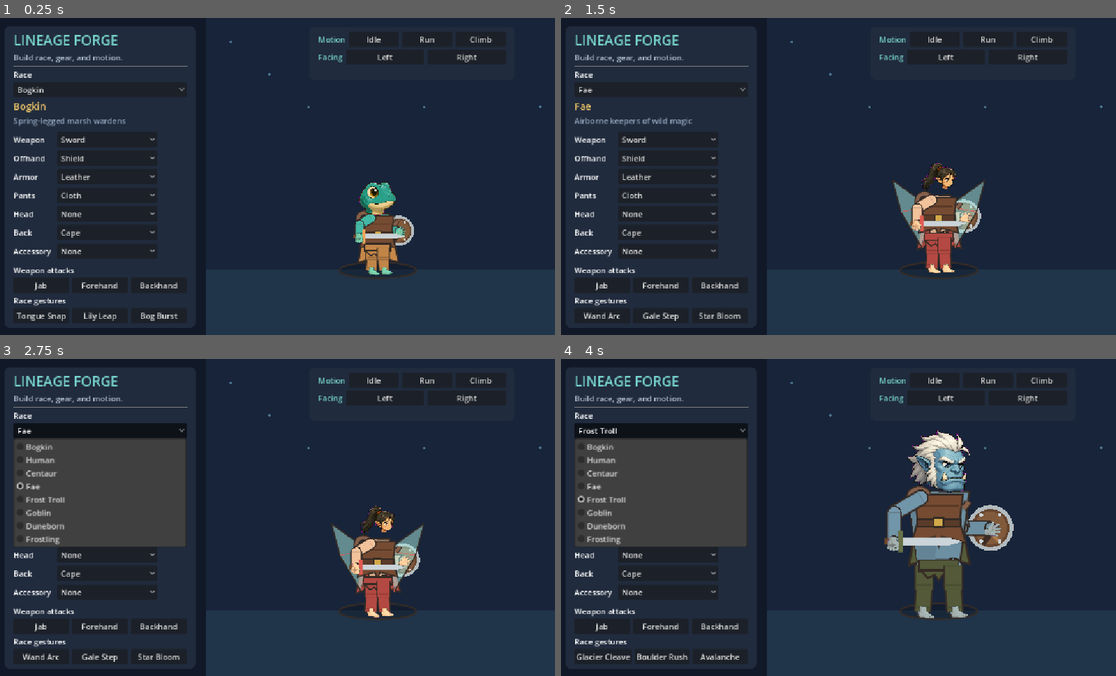
Above: before the commit, frames 1-4 (two rows, left to right).
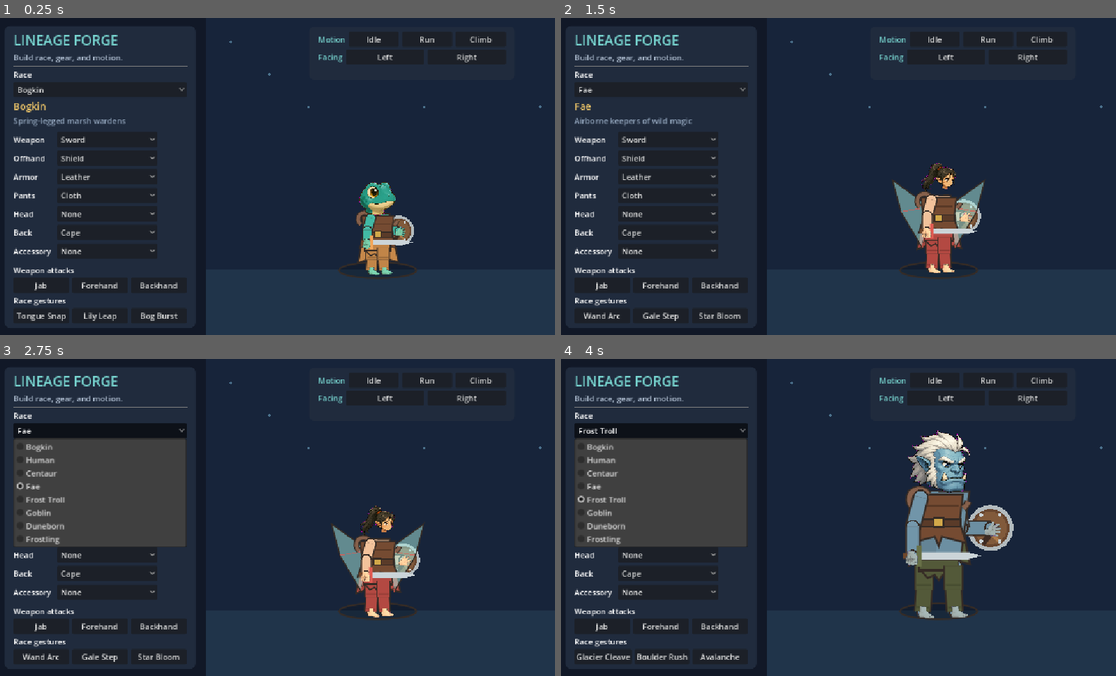
Above: after the commit, the same moments.

Repository: DibranMulder/CharacterBuilder
Game: Godot game, scene res://main.tscn
Two runs of this game, one before a commit and one after it. Both use one fixed random seed, a clock stepped at 60 frames per second and the inputs below.
Inputs:
- Up to frame 1 (0.25 s): no input
- Up to frame 2 (1.5 s): click "Bogkin" at 0.5 s; click "Sword" at 1.25 s
- Up to frame 3 (2.75 s): click "Fae" at 2 s
- Up to frame 4 (4 s): click "Shield" at 2.75 s; click "Frost Troll" at 3.5 s

The runs differ from the first frame. In frame 1, 0.4% of the frame differs, in the area x 63-75%, y 62-74%; in frame 2, 0.6%; in frame 3, 0.6%; in frame 4, 1.5%, in the area x 58-76%, y 41-66%.

Commit message:
Make weapon attacks more expressive

Diff:
--- a/src/modular_character.gd
+++ b/src/modular_character.gd
@@ -34,17 +34,18 @@
 ]
 const ATTACK_CURVES := {
 	"jab": [
-		# Retract with a deeply bent elbow while keeping the blade horizontal,
-		# then extend the arm along that same line into the thrust.
-		{"upper": 70.0, "forearm": -70.0, "torso": 7.0, "x": -13.0, "duration": 0.18},
-		{"upper": -30.0, "forearm": 30.0, "torso": -8.0, "x": 22.0, "duration": 0.13},
+		# Pull the elbow well behind the torso, then drive the shoulder, hand,
+		# and horizontal blade through a long straight thrust.
+		{"upper": 105.0, "forearm": -105.0, "torso": 13.0, "x": -24.0, "duration": 0.22},
+		{"upper": -55.0, "forearm": 55.0, "torso": -15.0, "x": 36.0, "duration": 0.12},
 	],
 	"forehand": [
-		# Reach high behind the head with a 120-degree elbow, turn the blade
-		# vertically overhead, then smash diagonally down and forward.
-		{"upper": -180.0, "forearm": -60.0, "torso": -8.0, "x": -7.0, "duration": 0.20},
-		{"upper": -150.0, "forearm": 60.0, "torso": -13.0, "x": -13.0, "duration": 0.15},
-		{"upper": -20.0, "forearm": 65.0, "torso": 11.0, "x": 12.0, "duration": 0.18},
+		# Open into a high reach-back, snap through a broad diagonal cutting
+		# line, and carry the blade beyond the target into a visible follow-through.
+		{"upper": -190.0, "forearm": -70.0, "torso": -13.0, "x": -16.0, "duration": 0.23},
+		{"upper": -155.0, "forearm": 45.0, "torso": -17.0, "x": -20.0, "duration": 0.10},
+		{"upper": -55.0, "forearm": 85.0, "torso": 18.0, "x": 24.0, "duration": 0.12},
+		{"upper": 15.0, "forearm": 65.0, "torso": 12.0, "x": 18.0, "duration": 0.10},
 	],
 	"backhand": [
 		{"upper": 45.0, "forearm": -15.0, "torso": 11.0, "x": 7.0, "duration": 0.18},
@@ -326,7 +327,7 @@
 	# Cross the upper arm toward the body, then finish with a vertical forearm.
 	# The +60-degree relative bend preserves the requested 120-degree interior
 	# elbow while leaving the grip transform free to orient each weapon class.
-	_bones.right_arm.rotation_degrees = 60; _bones.right_forearm.rotation_degrees = -60
+	_bones.right_arm.rotation_degrees = 15; _bones.right_forearm.rotation_degrees = -15
 
 	_attach_gear("back", torso, Vector2(0,5), -6)
 	_attach_gear("armor", torso, Vector2.ZERO, 1)
--- a/tests/attack_curves_regression.gd
+++ b/tests/attack_curves_regression.gd
@@ -24,24 +24,31 @@
 	if absf(jab[0].forearm) <= absf(jab[1].forearm):
 		_fail("jab chamber must bend more deeply than its extended strike")
 		return
-	if jab[0].forearm > -60.0:
-		_fail("jab must retract the hand nearly back to the shoulder")
+	if jab[0].forearm > -100.0 or jab[1].upper > -50.0:
+		_fail("jab must use a deep chamber and a long forward extension")
 		return
 	var forehand_overhead_angle: float = forehand[1].upper + forehand[1].forearm
 	var forehand_strike_angle: float = forehand[2].upper + forehand[2].forearm
 	var forehand_reachback_angle: float = forehand[0].upper + forehand[0].forearm
-	if absf(forehand_reachback_angle + 240.0) > 2.0:
+	var forehand_followthrough_angle: float = forehand[3].upper + forehand[3].forearm
+	if absf(forehand_reachback_angle + 260.0) > 2.0:
 		_fail("forehand must angle the weapon up and back past the face")
 		return
-	if absf(forehand_overhead_angle + 90.0) > 2.0:
-		_fail("forehand must raise the weapon vertically overhead")
+	if absf(forehand_overhead_angle + 110.0) > 2.0:
+		_fail("forehand must load the weapon into a high diagonal guard")
 		return
 	var reachback_elbow_angle: float = 180.0-absf(forehand[0].forearm)
-	if absf(reachback_elbow_angle-120.0) > 1.0 or forehand[0].forearm >= 0:
-		_fail("forehand reach-back must retain the correctly folded 120-degree elbow")
+	if absf(reachback_elbow_angle-110.0) > 1.0 or forehand[0].forearm >= 0:
+		_fail("forehand reach-back must retain a strongly folded elbow")
 		return
-	if absf(forehand_strike_angle - 45.0) > 2.0:
-		_fail("forehand must smash diagonally down and forward")
+	if absf(forehand_strike_angle - 30.0) > 2.0:
+		_fail("forehand must slash diagonally through the target")
+		return
+	if absf(forehand_followthrough_angle - 80.0) > 2.0:
+		_fail("forehand must continue beyond the target into its follow-through")
+		return
+	if forehand_strike_angle-forehand_overhead_angle < 130.0 or forehand[2].duration > 0.13:
+		_fail("forehand cutting phase must be broad and fast")
 		return
 	if backhand[0].upper <= 0 or backhand[1].upper >= 0:
 		_fail("backhand must reverse from across the body to the weapon side")
--- a/tests/weapon_rig_regression.gd
+++ b/tests/weapon_rig_regression.gd
@@ -72,8 +72,10 @@
 	if absf(forearm_vector.normalized().dot(rest_weapon_vector.normalized())) > .02:
 		_fail("resting sword must be perpendicular to the forearm at the grip")
 	var interior_elbow_angle := 180.0 - absf(right_forearm.rotation_degrees)
-	if absf(interior_elbow_angle - 120.0) > 1.0:
-		_fail("resting elbow must have an approximately 120-degree interior angle")
+	if absf(right_arm.rotation_degrees - 15.0) > 1.0:
+		_fail("resting upper weapon arm must hang almost vertically")
+	if absf(interior_elbow_angle - 165.0) > 1.0:
+		_fail("resting elbow must retain a slight outward bend")
 	for weapon_id in ["axe","spear","staff"]:
 		avatar.equip(&"weapon",weapon_id)
 		weapon.force_update_transform()
@@ -97,14 +99,22 @@
 	var face_left_x: float = head.global_position.x - profile.head.x * 0.5 * profile.scale
 	if windup_tip.x >= face_left_x:
 		_fail("forehand reach-back must carry the weapon beyond the screen-left side of the face")
-	var forehand_strike: Dictionary = forehand.back()
-	right_arm.rotation_degrees = forehand_strike.upper
-	right_forearm.rotation_degrees = forehand_strike.forearm
-	weapon.force_update_transform()
-	var strike_hand := weapon.global_position
-	var strike_tip := weapon.to_global(weapon.reach_endpoint())
-	if windup_tip.distance_to(strike_tip) <= windup_hand.distance_to(strike_hand) * 1.5:
-		_fail("sword tip must sweep a substantially wider attack arc than the hand")
+	var hand_path := 0.0
+	var tip_path := 0.0
+	var previous_hand := windup_hand
+	var previous_tip := windup_tip
+	for pose in forehand.slice(1):
+		right_arm.rotation_degrees = pose.upper
+		right_forearm.rotation_degrees = pose.forearm
+		weapon.force_update_transform()
+		var next_hand := weapon.global_position
+		var next_tip := weapon.to_global(weapon.reach_endpoint())
+		hand_path += previous_hand.distance_to(next_hand)
+		tip_path += previous_tip.distance_to(next_tip)
+		previous_hand = next_hand
+		previous_tip = next_tip
+	if tip_path <= hand_path * 1.35:
+		_fail("sword tip must sweep a substantially wider full slash arc than the hand")
 
 	if failed:
 		quit(1)
